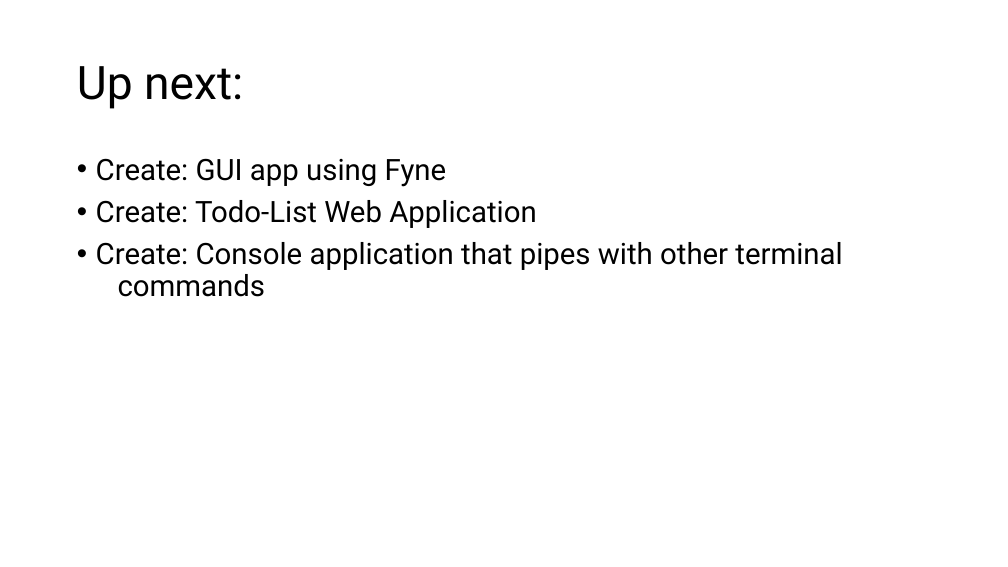
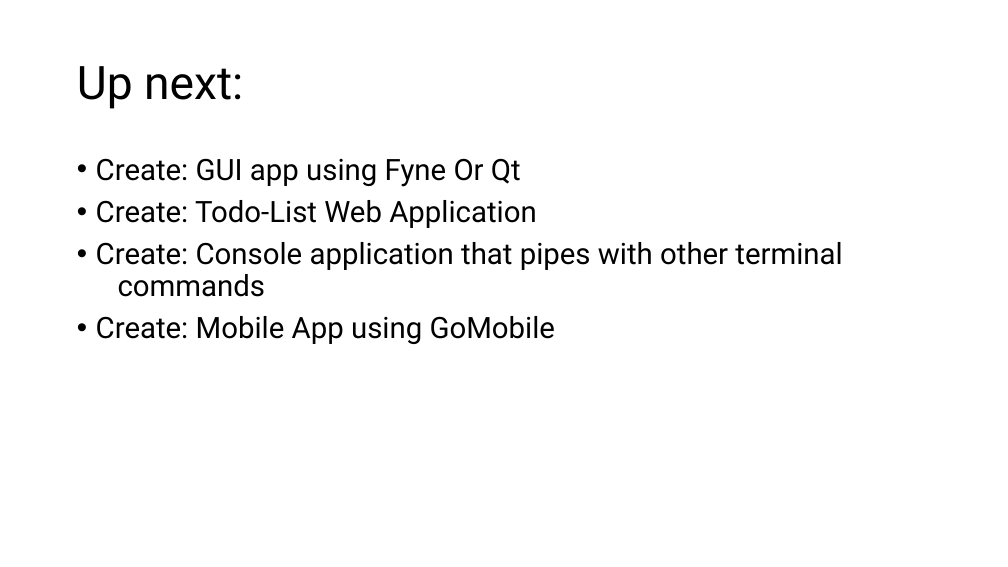
Before and after one commit to AlnaberA/golang_tutorial_projects, a slide deck: slide 10 of assets/powerpoints/golang2.pptx. Drawn at 1008x567 pixels with LibreOffice and Linux fonts; fonts in the diff are those of the drawing. Boxes give left, top, right and bottom in pixels: in the first picture for what was removed or moved away, otherwise in the second. Text is boxed around its words. In the diff, an @@ line names an element or a change of style, - is before the commit and + after.

```diff
--- a/assets/powerpoints/golang2.pptx
+++ b/assets/powerpoints/golang2.pptx
@@ text at [96, 158, 521, 187]: text changed @@
-• Create: GUI app using Fyne
+• Create: GUI app using Fyne Or Qt
@@ text at [96, 316, 556, 344]: paragraph added @@
+• Create: Mobile App using GoMobile
```
Also in this commit, not shown: 1 other file.
